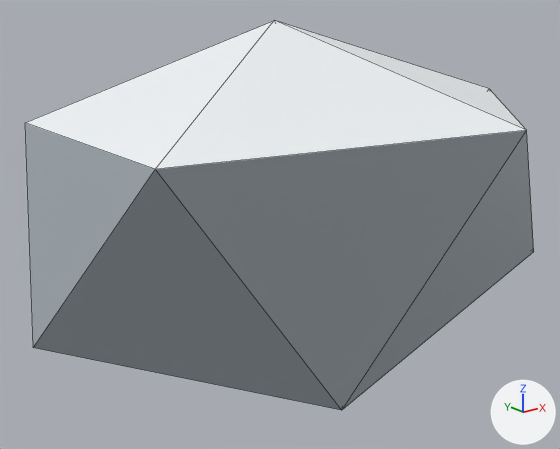
An edit to the Blender file art_source/rock_formation.blend, drawn before and after from the same camera.
One viewpoint serves both versions: a camera (50 mm lens) standing at (-2.43, -2.84, 1.81) and looking at (-0.07, 0.11, 0.63). Arrows for +X, +Y and +Z are at lower right; the lights stay in place. The older version comes first. Mesh edges are drawn as thin lines.

Objects in the first picture: 'rock_formation'.
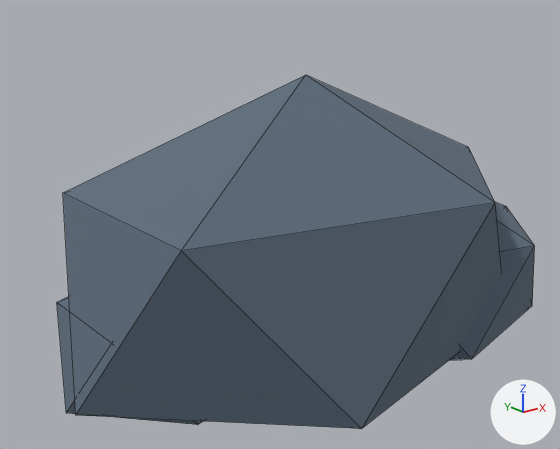
What the commit changed:
Material 'mat_rock' (mat_mat_rock) changes colour from grey #a1aab1 to greyish blue #5c6b7b; in linear values from (0.357, 0.404, 0.439) to (0.106, 0.148, 0.198).
me_icosphere is used by ob_rock_formation; location (0.0, 0.0, 0.8).
me_icosphere had 10 vertices, 16 faces and spanned x -1.43..1.43, y -0.94..0.94, z -0.8..0.8.
me_icosphere now has 48 vertices, 80 faces and spans x -1.28..1.49, y -0.84..0.84, z -0.49..1.38.
me_icosphere part 1: the whole mesh is rebuilt.
Object 'rock_formation' (ob_rock_formation) moves from (0.0, 0.0, 0.8) to (0.0, 0.0, 0.0).

Pixel boxes [x1, y1, x2, y2] of what changed, in the pictures (560 x 449 px):
'rock_formation', recoloured, reshaped, moved (6% narrower, 9% shorter)
    before: [25, 21, 534, 410]
    after: [57, 75, 535, 429]
